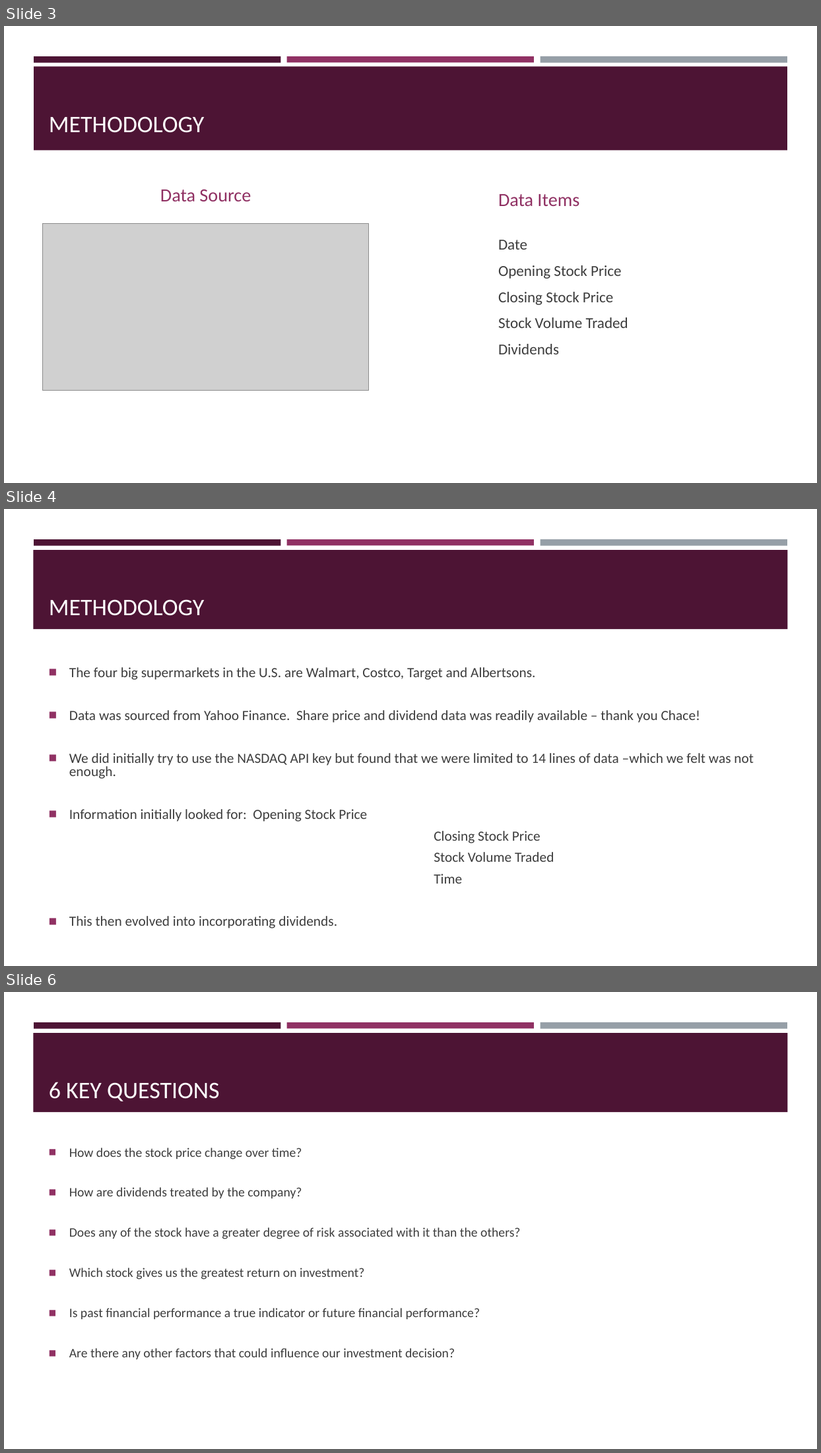
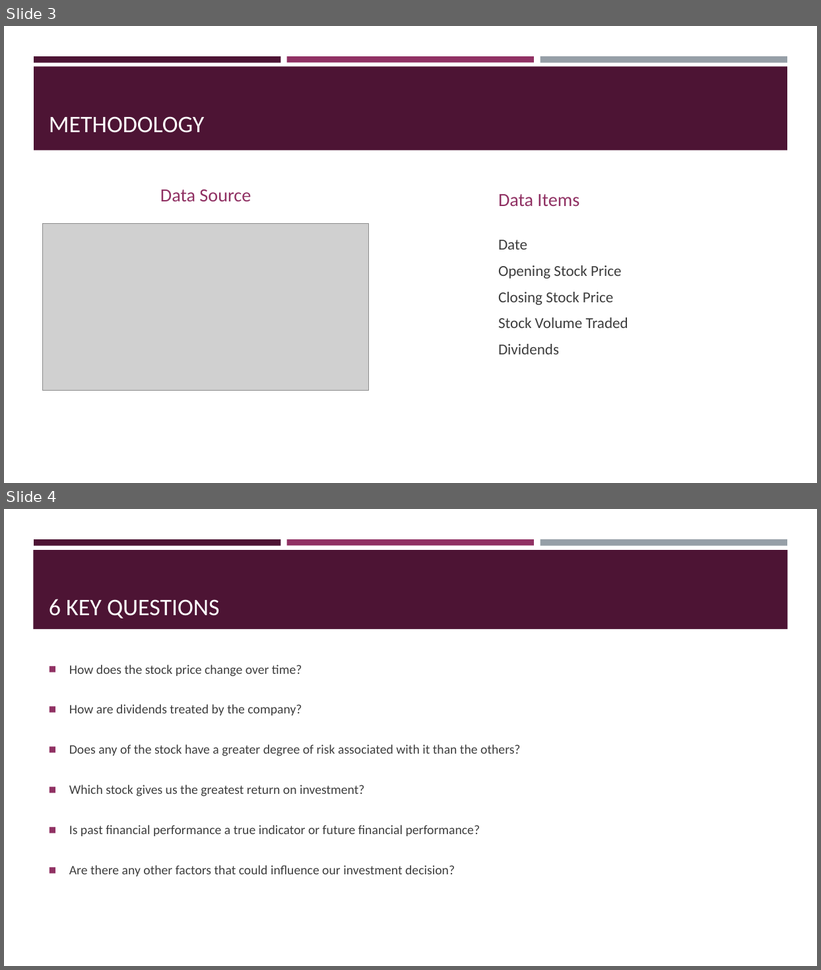
Before and after one commit to drchid1/Team-Project-Group-3---Finance-, a slide deck: presentation/Group 3 – FINANCIAL ANALYSIS.pptx. Shown one above the other, each under a label of ours: slides 3, 4 and 6 before the commit, slides 3 and 4 after it; the slides between them are not shown. The pictures are 821x1453 and 821x970 pixels, drawn with LibreOffice and Linux fonts; fonts in the diff are those of the drawing; grey boxes stand for pictures. Boxes give left, top, right and bottom in pixels: in the first picture for what was removed or moved away, otherwise in the second. Text is boxed around its words. In the diff, an @@ line names an element or a change of style, - is before the commit and + after.

```diff
--- a/presentation/Group 3 – FINANCIAL ANALYSIS.pptx
+++ b/presentation/Group 3 – FINANCIAL ANALYSIS.pptx
@@ slide 4 removed at [4, 509, 817, 966], background #FFFFFF; not listed: 4 template elements that a slide beside it also shows @@
@@ title removed at [49, 599, 204, 616] @@
-METHODOLOGY
@@ text removed at [69, 667, 754, 929] @@
-◼ The four big supermarkets in the U.S. are Walmart, Costco, Target and Albertsons.
-◼ Data was sourced from Yahoo Finance. Share price and dividend data was readily available – thank you Chace!
-◼ We did initially try to use the NASDAQ API key but found that we were limited to 14 lines of data –which we felt was not enough.
-◼ Information initially looked for: Opening Stock Price
-Closing Stock Price
-Stock Volume Traded
-Time
-◼ This then evolved into incorporating dividends.
@@ what was slide 6 is now slide 4 @@
```
Also in this commit, not shown: 1 slide changed, 1 other slide removed.
